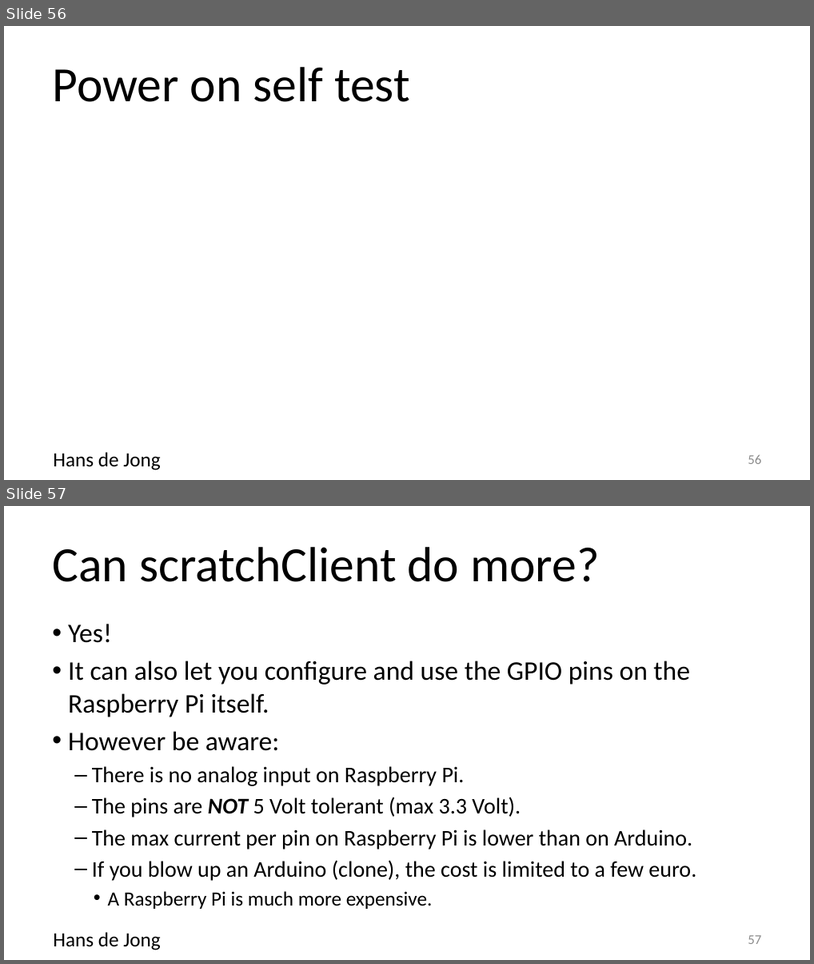
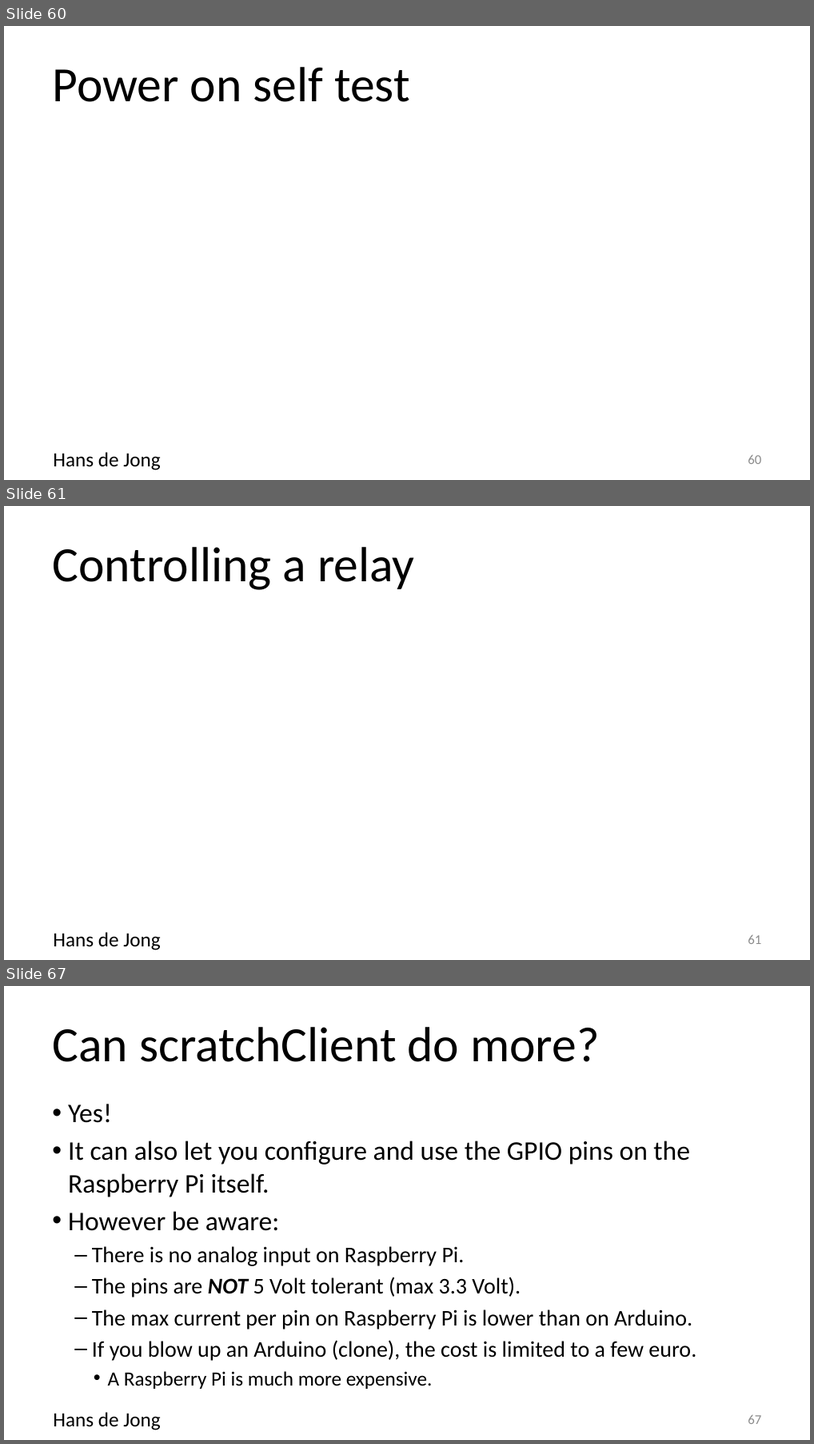
Before and after one commit to hansdejongehv/Weekendschool-PiAndMore, a slide deck: PiAndMore/Part-1--Breadboard/PiAndMore workshop physical computing with Arduino - part 1 - Beginners and Advanced.v0.3.pptx. Shown one above the other, each under a label of ours: slides 56 and 57 before the commit, slides 60, 61 and 67 after it; the slides between them are not shown. The pictures are 814x964 and 814x1444 pixels, drawn with LibreOffice and Linux fonts; fonts in the diff are those of the drawing; background and template pictures are left out. Boxes give left, top, right and bottom in pixels: in the first picture for what was removed or moved away, otherwise in the second. Text is boxed around its words. In the diff, an @@ line names an element or a change of style, - is before the commit and + after.

```diff
--- a/PiAndMore/Part-1--Breadboard/PiAndMore workshop physical computing with Arduino - part 1 - Beginners and Advanced.v0.3.pptx
+++ b/PiAndMore/Part-1--Breadboard/PiAndMore workshop physical computing with Arduino - part 1 - Beginners and Advanced.v0.3.pptx
@@ slide 61 added at (x1=4, y1=506, x2=810, y2=960), background #FFFFFF; not listed: 1 template element that a slide beside it also shows @@
@@ title added at (x1=52, y1=547, x2=415, y2=590), 44 pt, text #000000 @@
+Controlling a relay
@@ page number added at (x1=748, y1=935, x2=762, y2=944), 12 pt, text #8C8C8C @@
+61
@@ what was slide 56 is now slide 60 @@
@@ page number at (x1=748, y1=455, x2=762, y2=464): text changed @@
-56
+60
@@ what was slide 57 is now slide 67 @@
@@ page number at (x1=748, y1=1415, x2=762, y2=1424): text changed @@
-57
+67
```
Also in this commit, not shown: 1 slide changed, 12 other slides added.
